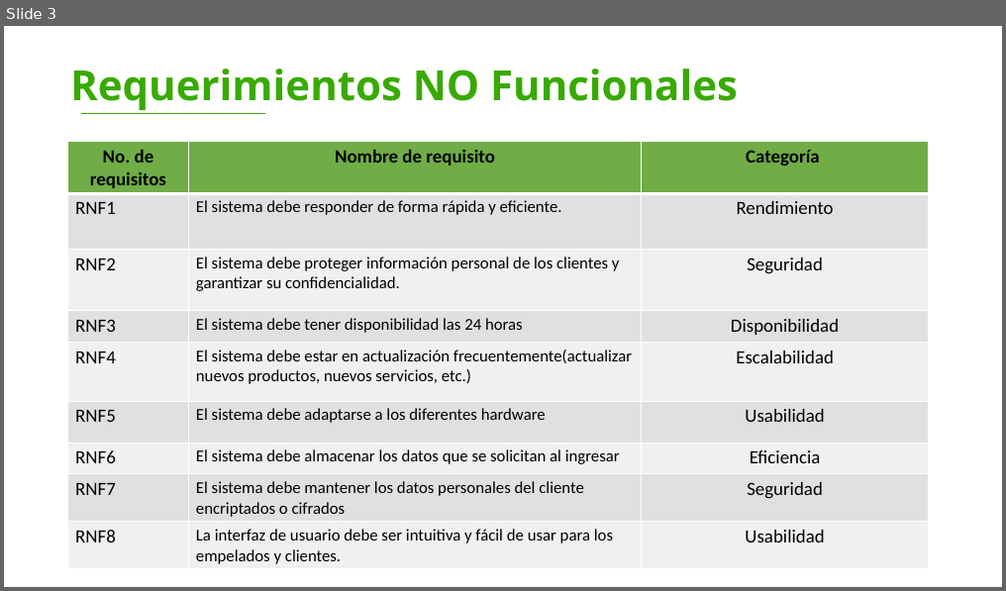
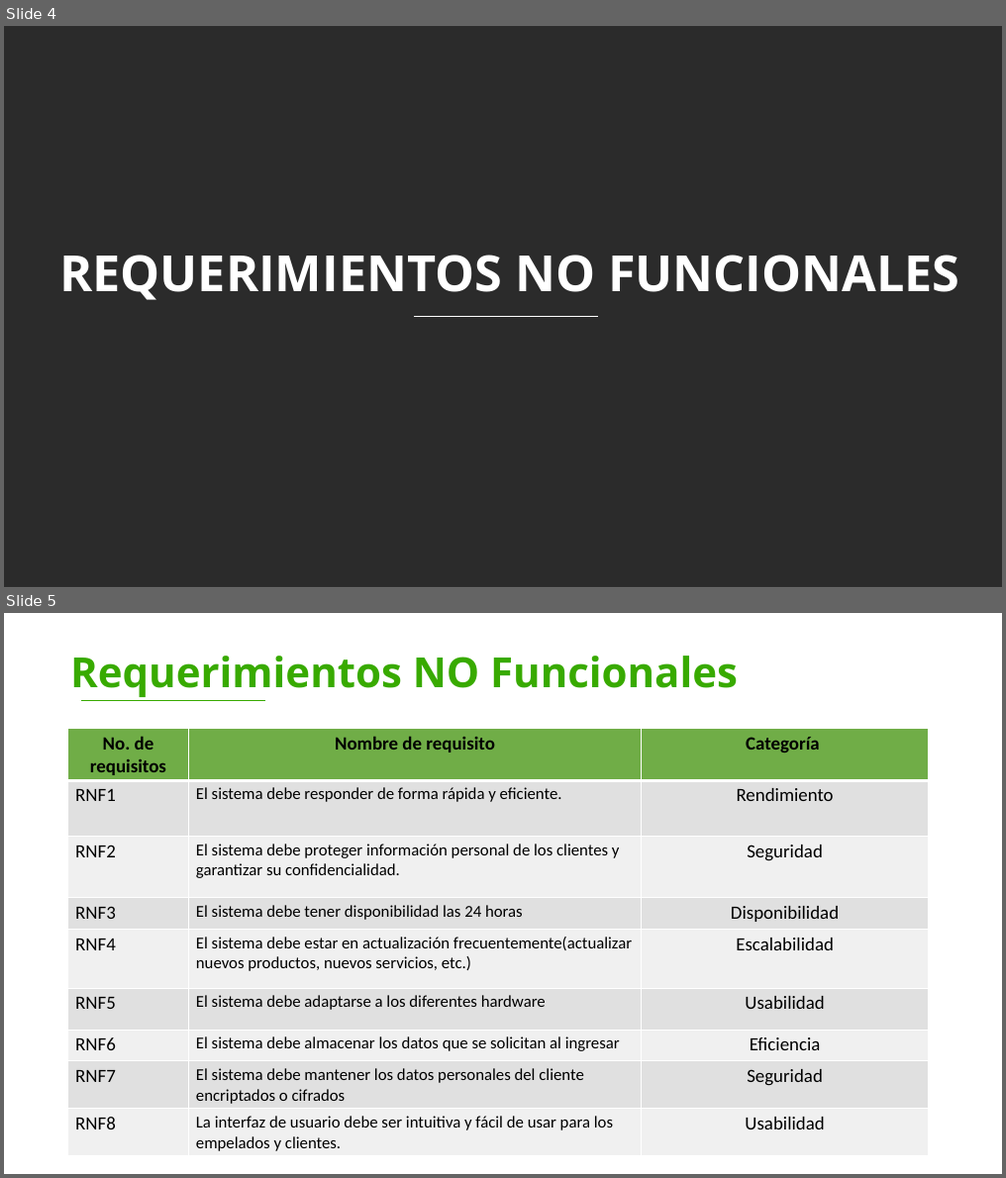
Before and after one commit to luiscarlosmedina/Master-Barber, a slide deck: RF-RNF-HU.pptx. Shown one above the other, each under a label of ours: slide 3 before the commit, slides 4 and 5 after it. The pictures are 1006x591 and 1006x1178 pixels, drawn with LibreOffice and Linux fonts; fonts in the diff are those of the drawing; background and template pictures are left out; a plain dark background stands for a picture behind light text. Boxes give left, top, right and bottom in pixels: in the first picture for what was removed or moved away, otherwise in the second. Text is boxed around its words. In the diff, an @@ line names an element or a change of style, - is before the commit and + after.

```diff
--- a/RF-RNF-HU.pptx
+++ b/RF-RNF-HU.pptx
@@ slide 4 added at box(4, 26, 1002, 587), background picture (left out) @@
@@ text added at box(59, 255, 959, 300), 48 pt, text #FFFFFF, bold @@
+REQUERIMIENTOS NO FUNCIONALES
@@ line added from (414, 317) to (598, 317), #FFFFFF 1 pt @@
@@ what was slide 3 is now slide 5 @@
```
Also in this commit, not shown: 2 slides changed, 1 other slide added, 1 slide removed.
